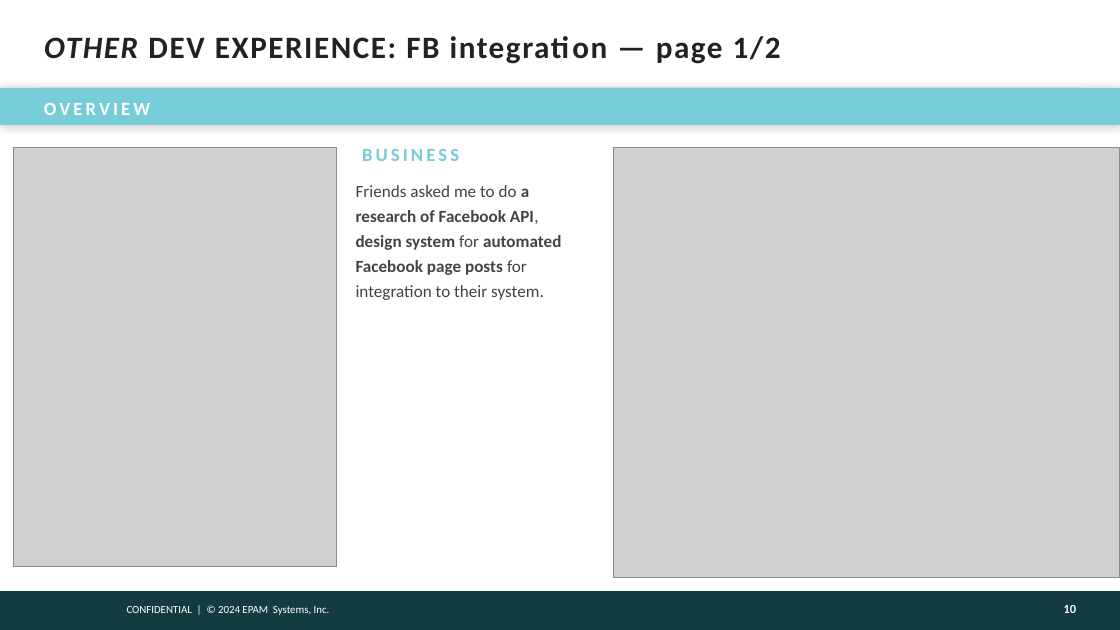
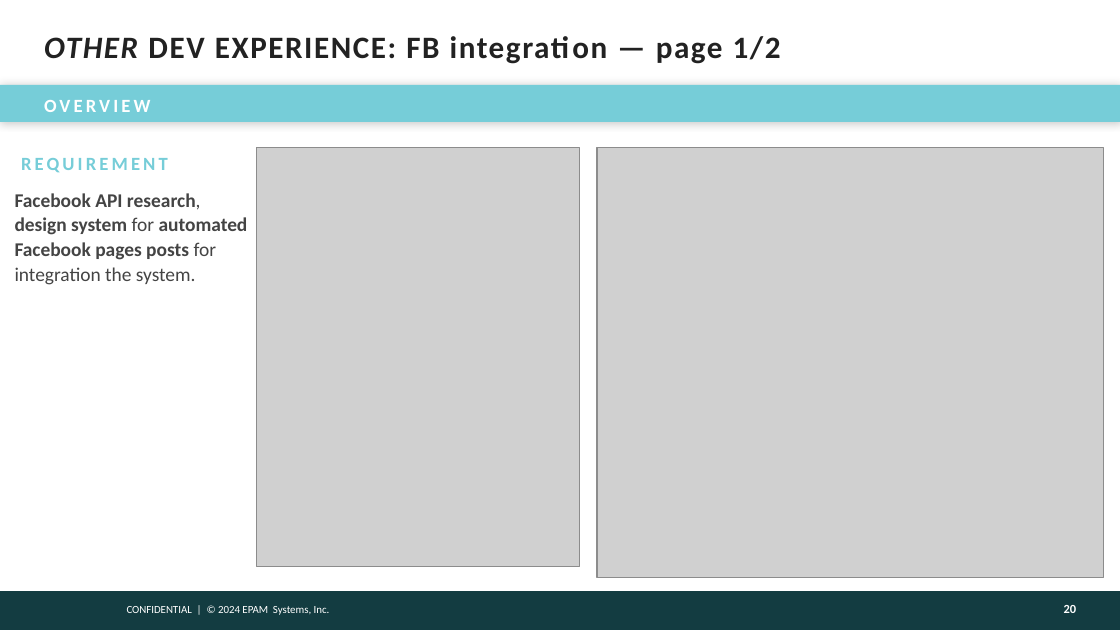
Before and after one commit to victoravt/Papers, a slide deck: slide 20 of Assessment Epam A2-A3/presentation-template.pptx (slide 10 before the commit). Drawn at 1120x630 pixels with LibreOffice and Linux fonts; fonts in the diff are those of the drawing; grey boxes stand for pictures; background and template pictures are left out. Boxes give left, top, right and bottom in pixels: in the first picture for what was removed or moved away, otherwise in the second. Text is boxed around its words. In the diff, an @@ line names an element or a change of style, - is before the commit and + after.

```diff
--- a/Assessment Epam A2-A3/presentation-template.pptx
+++ b/Assessment Epam A2-A3/presentation-template.pptx
@@ line removed from (36, 87) to (1084, 87) @@
@@ picture moved from (x1=13, y1=148, x2=337, y2=567) to (x1=256, y1=148, x2=580, y2=567) @@
@@ text removed at (x1=362, y1=149, x2=459, y2=161) @@
-BUSINESS
@@ picture moved from (x1=614, y1=148, x2=1120, y2=578) to (x1=597, y1=148, x2=1103, y2=578) @@
@@ text added at (x1=21, y1=158, x2=168, y2=173), 12 pt, text #76CDD8, bold @@
+REQUIREMENT
@@ text at (x1=15, y1=193, x2=248, y2=285): text changed; size 11 to 12.5 pt @@
-Friends asked me to do a research of Facebook API, design system for automated Facebook page posts for integration to their system.
+Facebook API research, design system for automated Facebook pages posts for integration the system.
```
Also in this commit, not shown: 8 other slides changed, 1 slide added, 1 other file.
